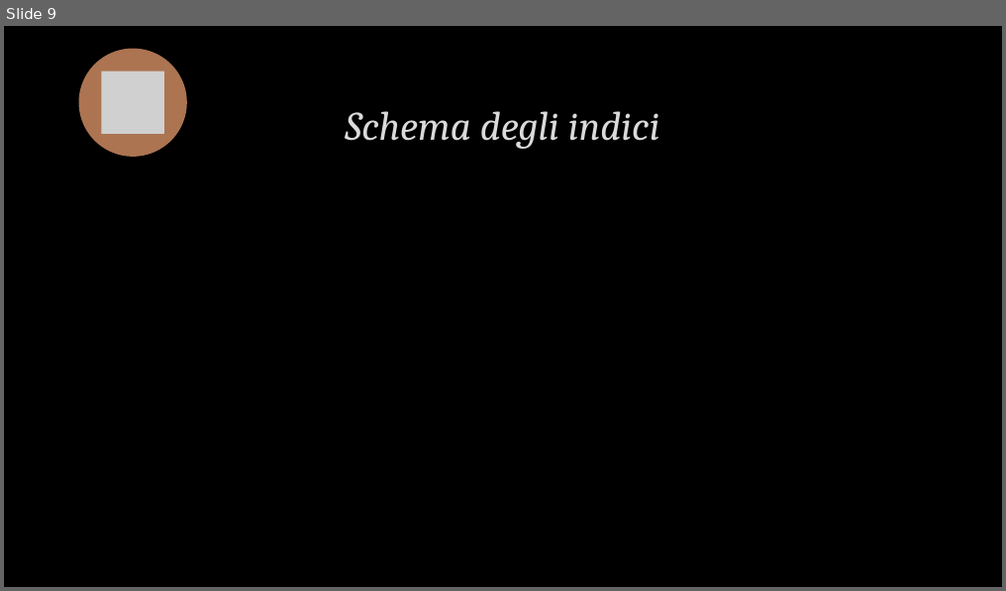
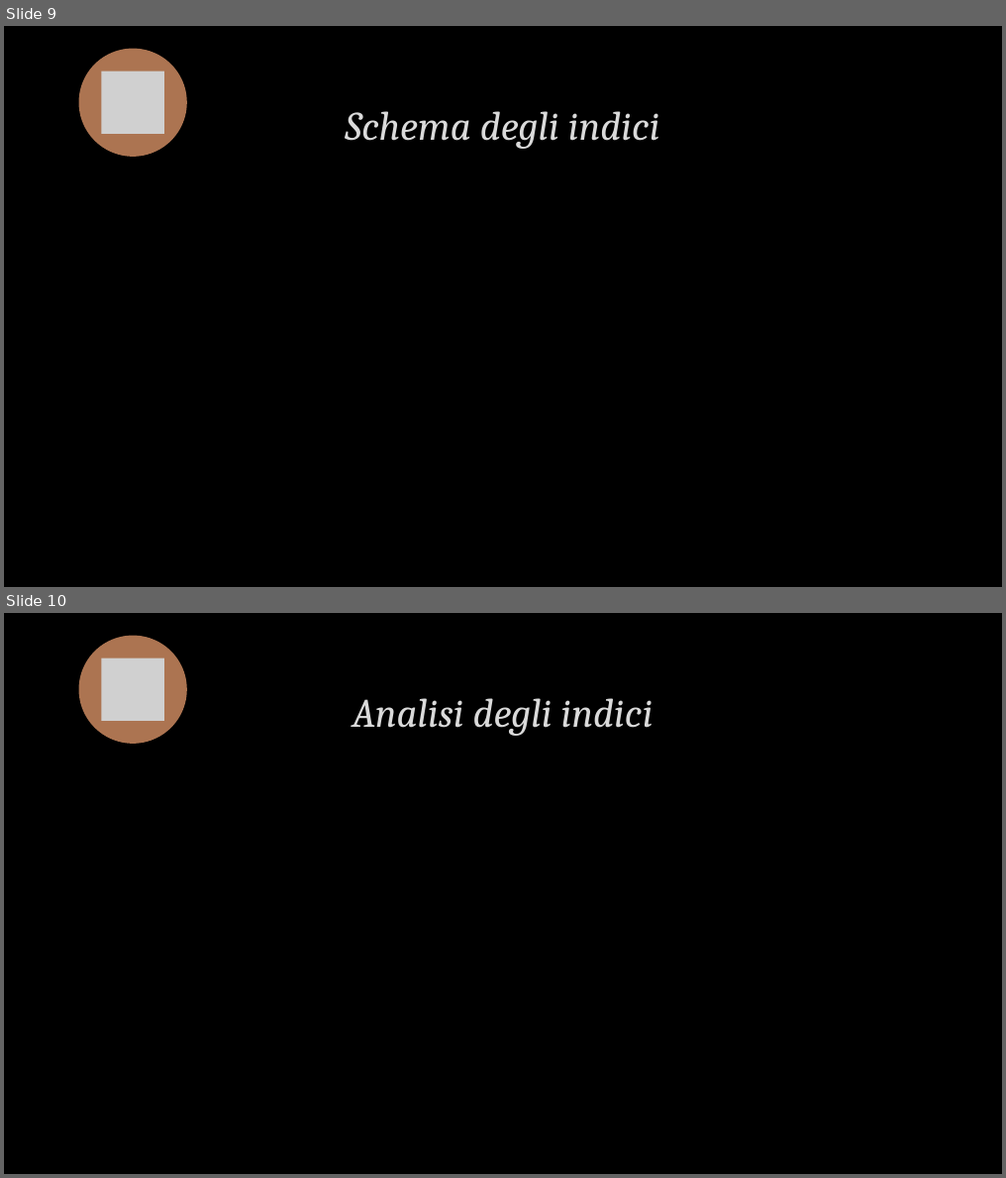
Before and after one commit to marcopiccinni/Search-Engine-for-DBLP, a slide deck: Doc-it.pptx. Shown one above the other, each under a label of ours: slide 9 before the commit, slides 9 and 10 after it. The pictures are 1006x591 and 1006x1178 pixels, drawn with LibreOffice and Linux fonts; fonts in the diff are those of the drawing; grey boxes stand for pictures; background and template pictures are left out. Boxes give left, top, right and bottom in pixels: in the first picture for what was removed or moved away, otherwise in the second. Text is boxed around its words. In the diff, an @@ line names an element or a change of style, - is before the commit and + after.

```diff
--- a/Doc-it.pptx
+++ b/Doc-it.pptx
@@ slide 10 added at [4,613,1002,1174], background picture (left out) @@
@@ ellipse added at [79,636,187,744], fill #AC7451 @@
@@ picture added at [101,658,164,721] @@
@@ title added at [352,698,653,736], 39 pt, text #DADADA, italic @@
+Analisi degli indici
```
Also in this commit, not shown: 1 other slide added.
